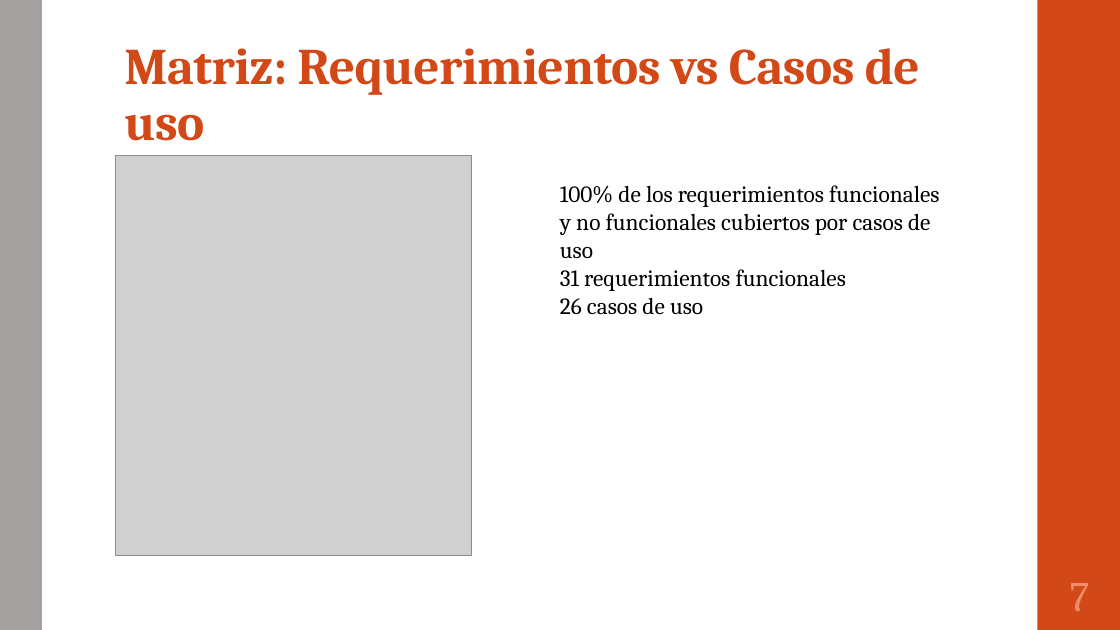
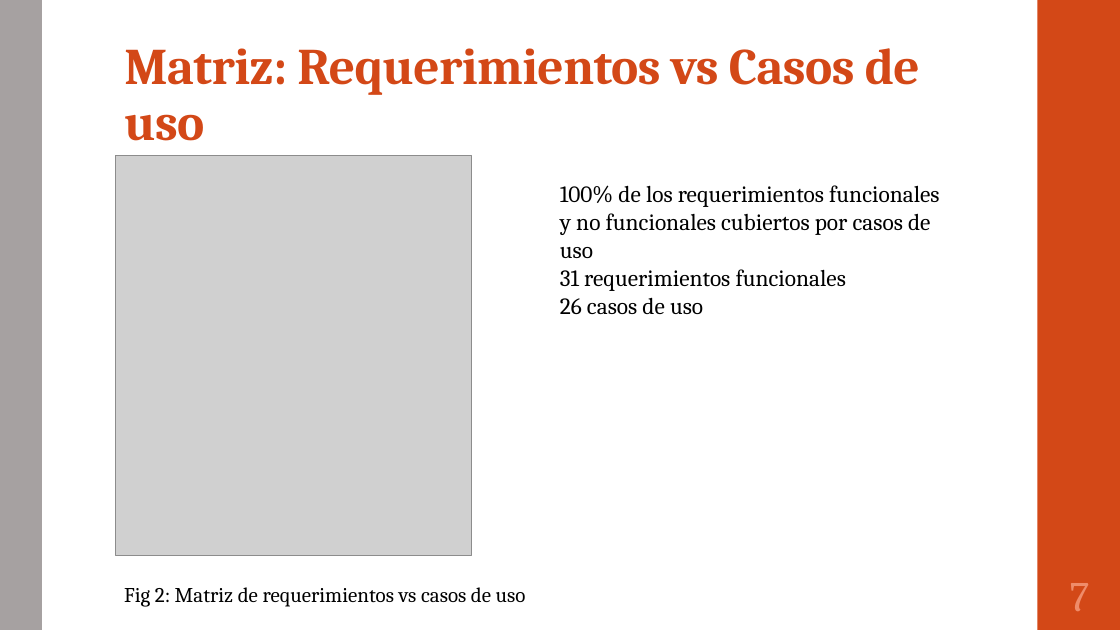
Before and after one commit to portafolio2016/hipocrates, a slide deck: slide 8 of presentación lunes 24 octubre 2016.pptx. Drawn at 1120x630 pixels with LibreOffice and Linux fonts; fonts in the diff are those of the drawing; grey boxes stand for pictures. Boxes give left, top, right and bottom in pixels: in the first picture for what was removed or moved away, otherwise in the second. Text is boxed around its words. In the diff, an @@ line names an element or a change of style, - is before the commit and + after.

```diff
--- a/presentación lunes 24 octubre 2016.pptx
+++ b/presentación lunes 24 octubre 2016.pptx
@@ text added at bbox=[124, 587, 526, 607], 18 pt, text #000000 @@
+Fig 2: Matriz de requerimientos vs casos de uso
```
Also in this commit, not shown: 4 other slides changed.
